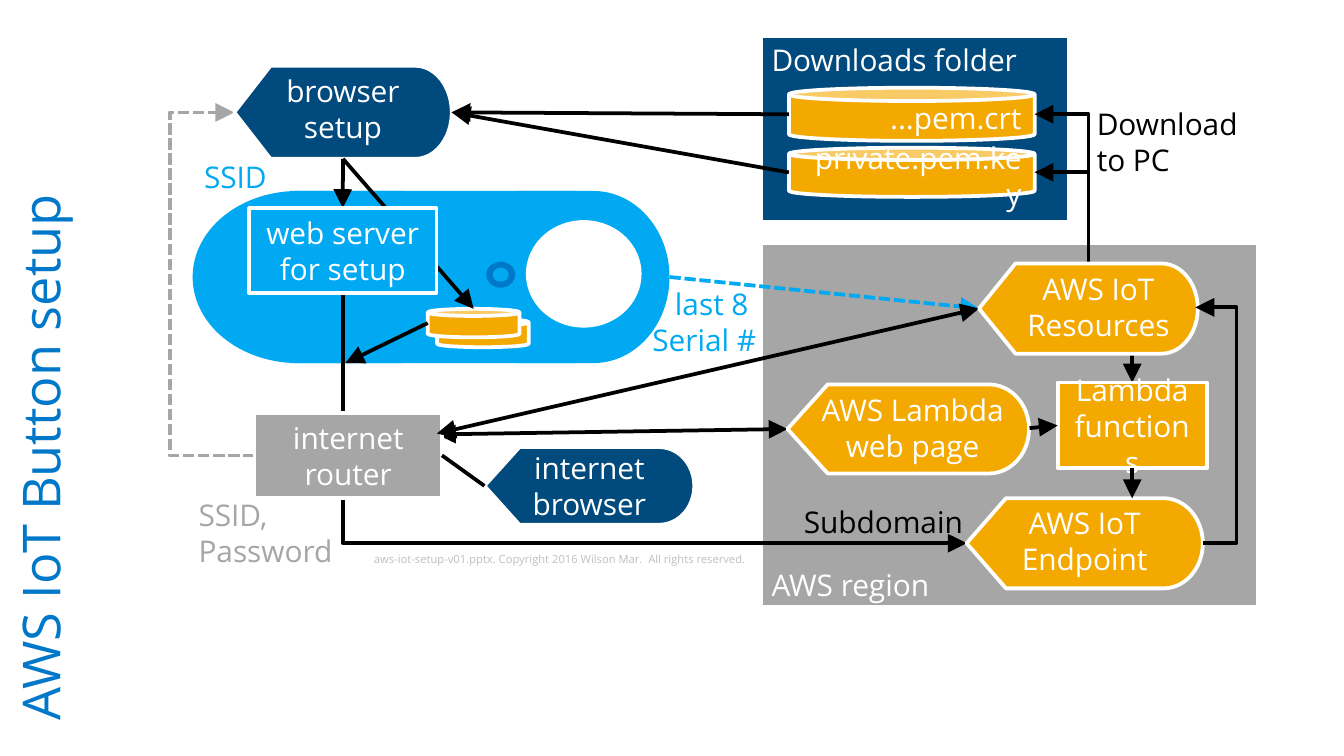
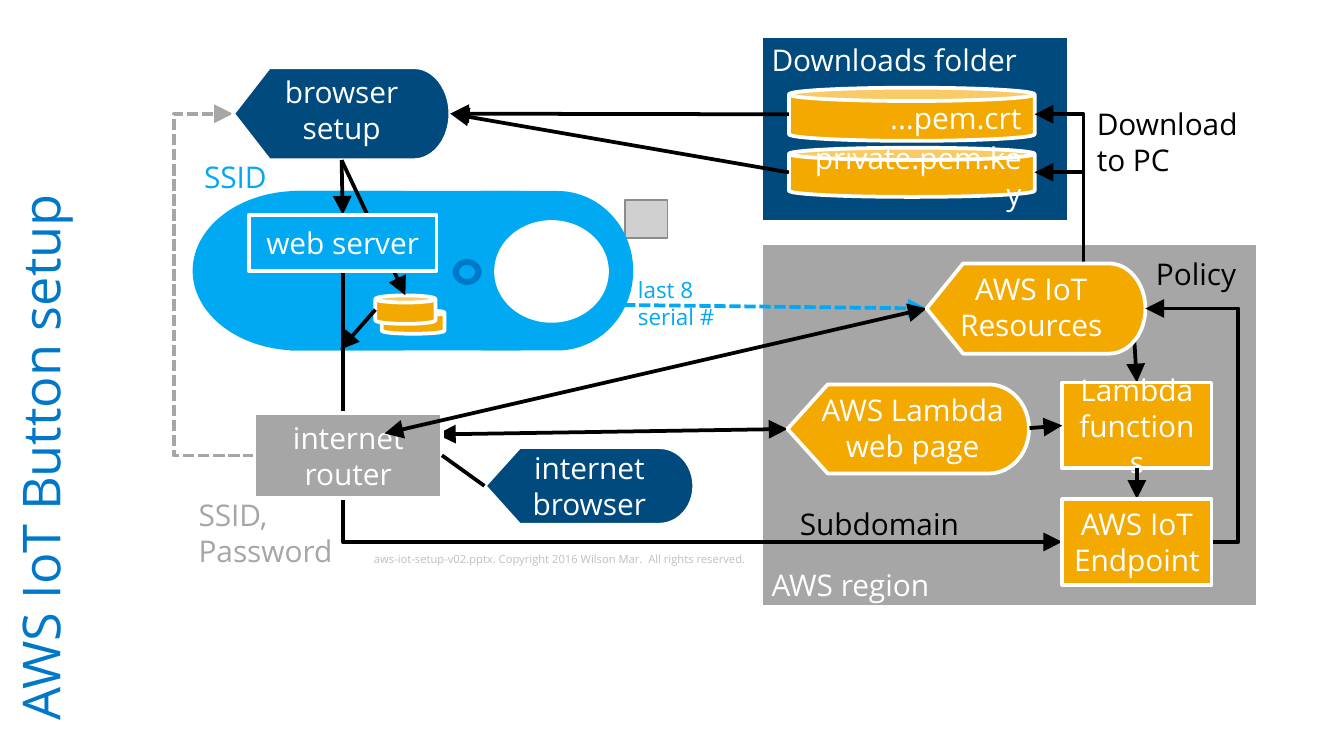
Before and after one commit to rkuma183/wilsonmar.github.io, a slide deck: slide 1 of fig/aws-iot-components-v01.pptx. Drawn at 1344x756 pixels with LibreOffice and Linux fonts; fonts in the diff are those of the drawing; grey boxes stand for pictures. Boxes give left, top, right and bottom in pixels: in the first picture for what was removed or moved away, otherwise in the second. Text is boxed around its words. In the diff, an @@ line names an element or a change of style, - is before the commit and + after.

```diff
--- a/fig/aws-iot-components-v01.pptx
+++ b/fig/aws-iot-components-v01.pptx
@@ elbow arrow (254, 456) - (233, 114): route changed @@
@@ elbow arrow moved from (1089, 263) - (1035, 114) to (1083, 261) - (1035, 114) @@
@@ arrow moved from (343, 159) - (343, 208) to (341, 160) - (343, 215) @@
@@ arrow moved from (343, 159) - (473, 309) to (341, 160) - (406, 296) @@
@@ elbow arrow moved from (1089, 263) - (1035, 172) to (1083, 263) - (1035, 172) @@
@@ flow chart delay: place and size @@
-flow chart delay at box(192, 191, 403, 363)
+flow chart delay at box(192, 191, 403, 351)
@@ rectangle: place and size @@
-rectangle at box(290, 191, 577, 363)
+rectangle at box(290, 191, 521, 351)
@@ flow chart delay: place and size @@
-flow chart delay at box(517, 191, 669, 363)
+flow chart delay at box(481, 191, 633, 351)
@@ picture added at box(625, 200, 667, 238) @@
@@ rectangle "web server": place and size @@
-rectangle "web server" at box(249, 208, 435, 293)
+rectangle "web server" at box(249, 215, 435, 271)
@@ text in rectangle at box(266, 231, 419, 255): text changed @@
-web server for setup
+web server
@@ ellipse: place and size @@
-ellipse at box(528, 222, 640, 325)
+ellipse at box(496, 222, 607, 321)
@@ star: place and size @@
-star at box(488, 263, 513, 286)
+star at box(454, 261, 480, 284)
@@ flow chart display: place and size @@
-flow chart display at box(978, 263, 1198, 353)
+flow chart display at box(926, 263, 1145, 353)
@@ text "AWS IoT Resources": place and size @@
-text "AWS IoT Resources" at box(1027, 278, 1169, 337)
+text "AWS IoT Resources" at box(960, 278, 1102, 337)
@@ text added at box(1156, 262, 1236, 292), 16 pt, text #000000 @@
+Policy
@@ elbow arrow moved from (343, 293) - (966, 543) to (343, 271) - (1062, 542) @@
@@ cylinder: place and size @@
-cylinder at box(427, 309, 519, 337)
+cylinder at box(375, 296, 435, 324)
@@ text at box(638, 281, 694, 326): text changed; size 16 to 12 pt @@
-last 8
-Serial #
+last 8
+serial #
@@ arrow moved from (427, 323) - (345, 363) to (375, 309) - (340, 349) @@
@@ cylinder: place and size @@
-cylinder at box(437, 319, 528, 347)
+cylinder at box(382, 309, 445, 333)
@@ double arrow moved from (437, 434) - (978, 309) to (384, 434) - (926, 309) @@
@@ arrow moved from (669, 277) - (978, 309) to (564, 304) - (926, 309) @@
@@ arrow moved from (1132, 304) - (1132, 383) to (1132, 304) - (1137, 383) @@
@@ elbow arrow moved from (1203, 543) - (1196, 308) to (1211, 542) - (1145, 309) @@
@@ rectangle "Lambda functions": place and size @@
-rectangle "Lambda functions" at box(1058, 383, 1207, 469)
+rectangle "Lambda functions" at box(1062, 383, 1211, 469)
@@ arrow moved from (1030, 429) - (1058, 426) to (1030, 429) - (1062, 426) @@
@@ arrow moved from (1132, 469) - (1132, 499) to (1137, 469) - (1137, 499) @@
@@ text "Subdomain": place and size @@
-text "Subdomain" at box(804, 510, 963, 542)
+text "Subdomain" at box(800, 512, 959, 543)
@@ rectangle "AWS IoT": place and size @@
-rectangle "AWS IoT" at box(966, 499, 1203, 589)
+rectangle "AWS IoT" at box(1062, 499, 1211, 585)
@@ rectangle "AWS IoT" at box(1062, 499, 1211, 585): vertical alignment top to middle; flow chart display to rectangle @@
@@ rounded rectangle "aws-iot-setup-v02.pptx. Copyright 2016 Wilson Mar. ...": place and size @@
-rounded rectangle "aws-iot-setup-v02.pptx. Copyright 2016 Wilson Mar. ..." at box(374, 555, 746, 566)
+rounded rectangle "aws-iot-setup-v02.pptx. Copyright 2016 Wilson Mar. ..." at box(313, 544, 763, 574)
@@ text in rounded rectangle at box(374, 555, 746, 566): text changed @@
-aws-iot-setup-v01.pptx. Copyright 2016 Wilson Mar. All rights reserved.
+aws-iot-setup-v02.pptx. Copyright 2016 Wilson Mar. All rights reserved.
```
Also in this commit, not shown: 1 slide added, 3 other files.
